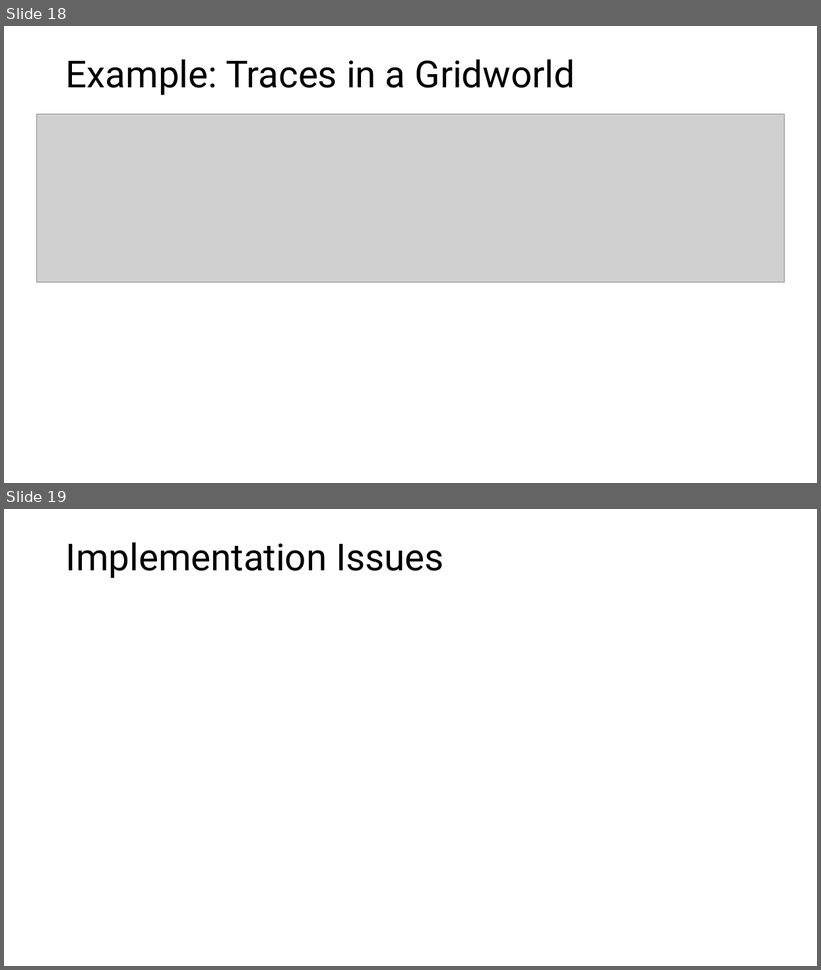
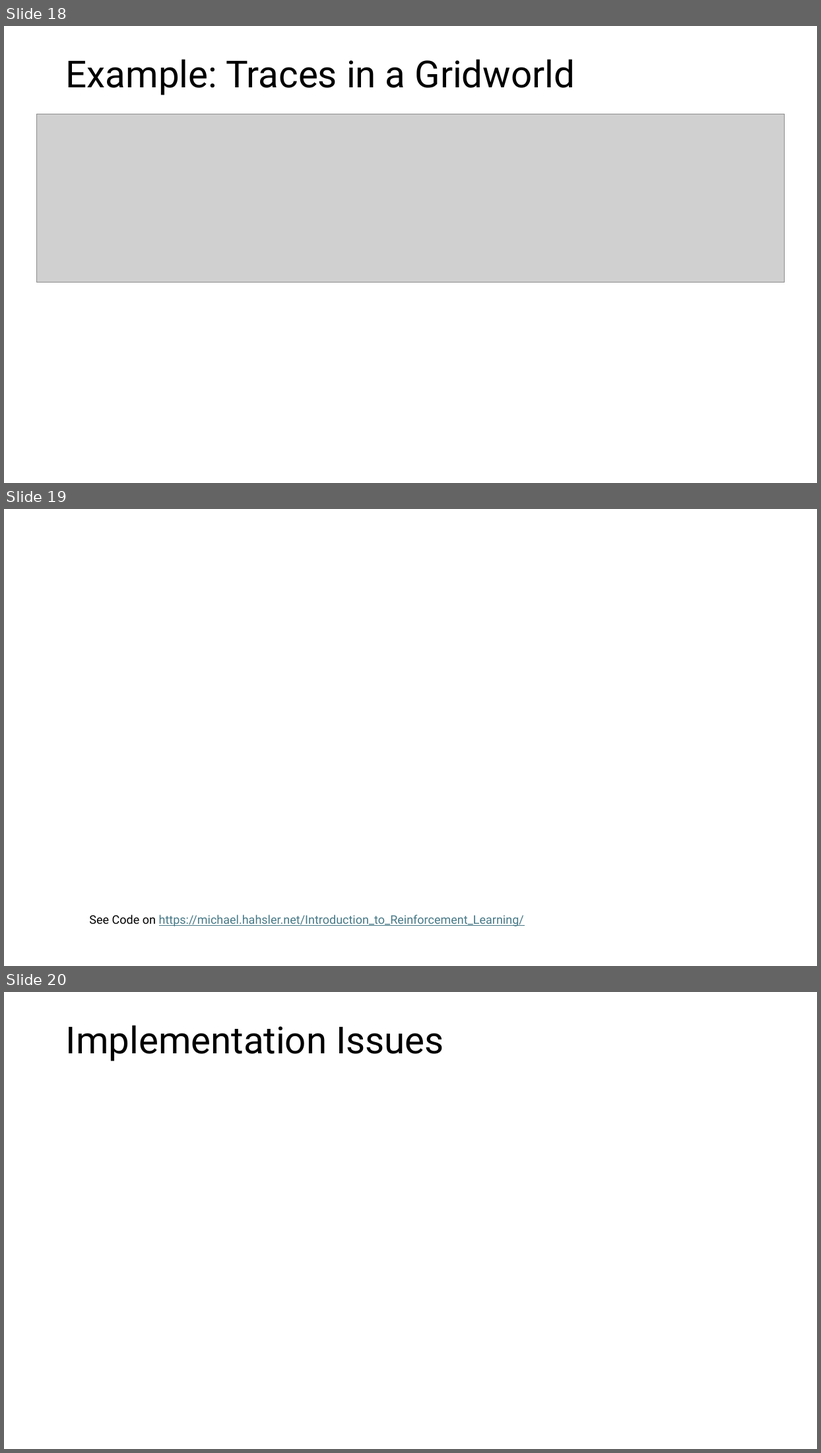
Before and after one commit to mhahsler/Introduction_to_Reinforcement_Learning, a slide deck: slides/Lecture_Chapter12.pptx. Shown one above the other, each under a label of ours: slides 18 and 19 before the commit, slides 18, 19 and 20 after it. The pictures are 821x970 and 821x1453 pixels, drawn with LibreOffice and Linux fonts; fonts in the diff are those of the drawing; grey boxes stand for pictures. Boxes give left, top, right and bottom in pixels: in the first picture for what was removed or moved away, otherwise in the second. Text is boxed around its words. In the diff, an @@ line names an element or a change of style, - is before the commit and + after.

```diff
--- a/slides/Lecture_Chapter12.pptx
+++ b/slides/Lecture_Chapter12.pptx
@@ slide 19 added at box(4, 509, 817, 966), background #FFFFFF @@
@@ text added at box(89, 915, 524, 927), 14 pt, text #467886, underline @@
+See Code on https://michael.hahsler.net/Introduction_to_Reinforcement_Learning/
@@ what was slide 19 is now slide 20 @@
```
Also in this commit, not shown: 1 slide changed, 2 other files.
